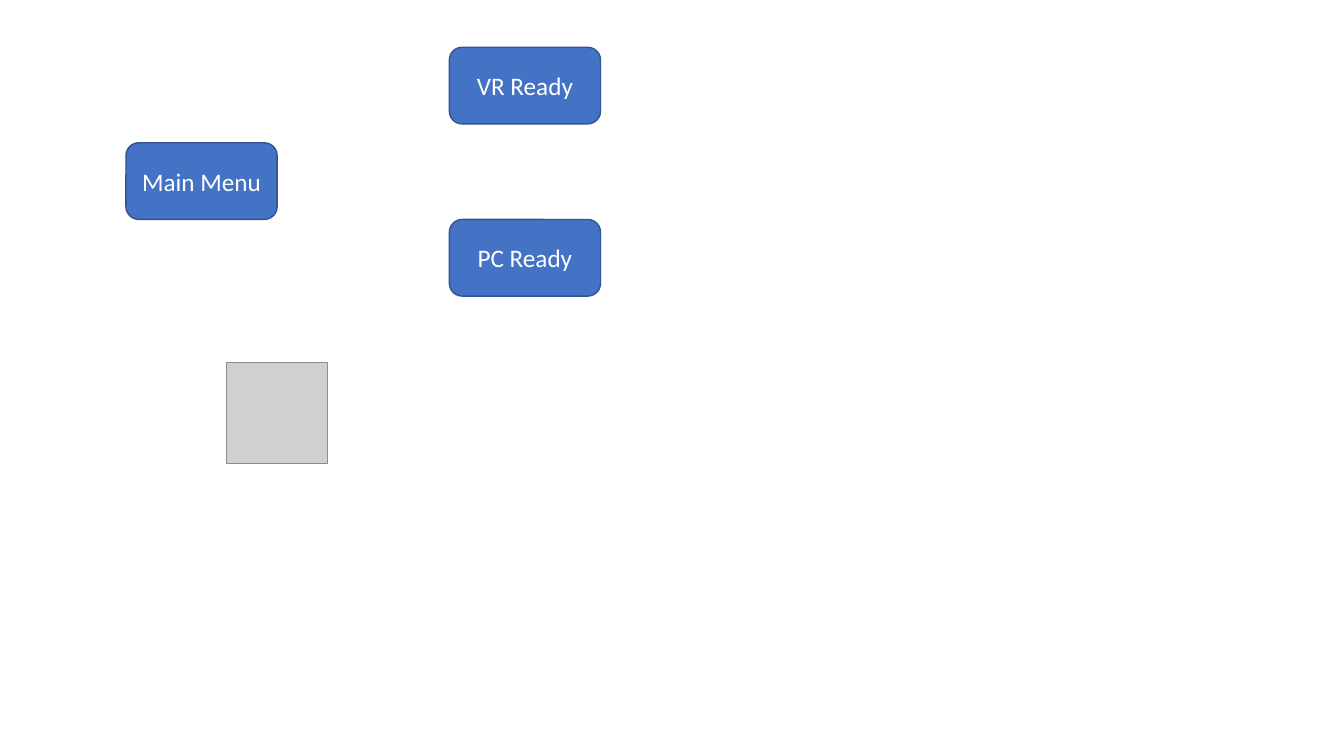
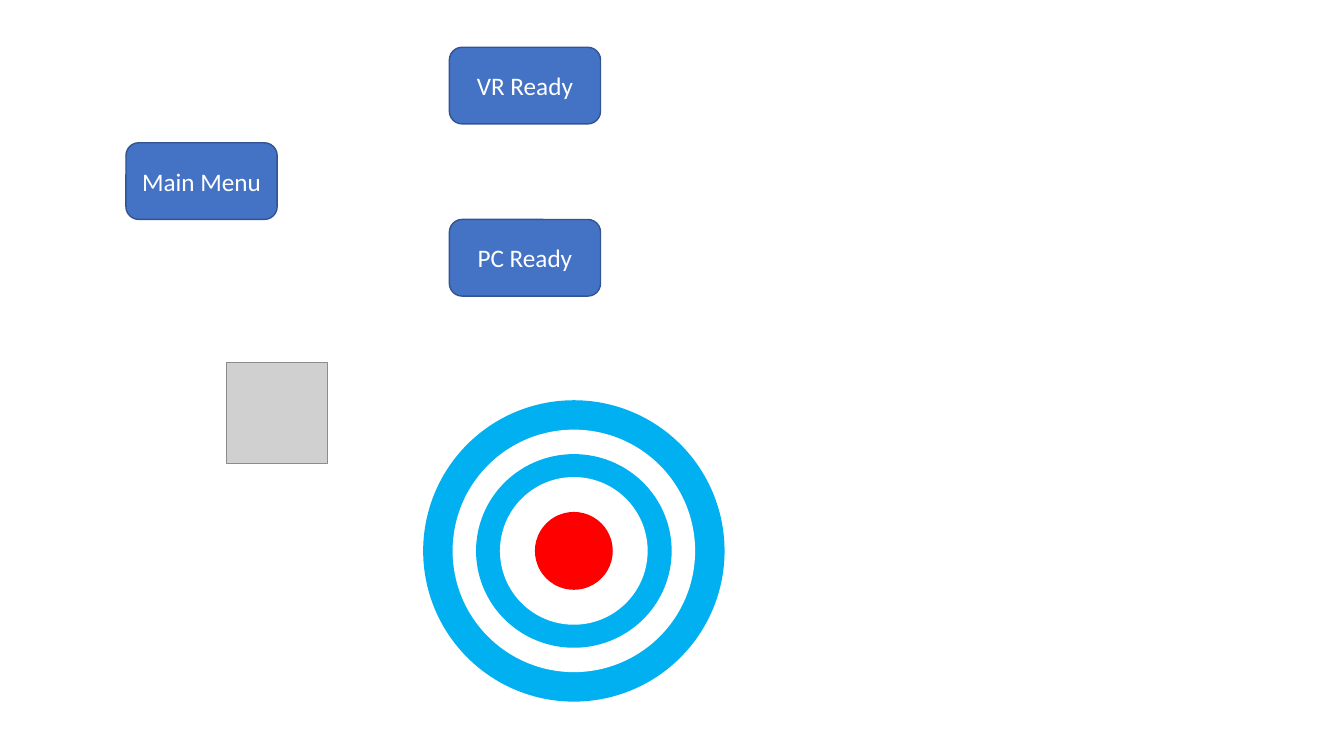
Before and after one commit to dyzsunson/BunnyBall_VR, a slide deck: slide 12 of Document/Rabbit_Tutorial.pptx. Drawn at 1344x756 pixels with LibreOffice and Linux fonts; fonts in the diff are those of the drawing; grey boxes stand for pictures. Boxes give left, top, right and bottom in pixels: in the first picture for what was removed or moved away, otherwise in the second. Text is boxed around its words. In the diff, an @@ line names an element or a change of style, - is before the commit and + after.

Commit message:
ppt

```diff
--- a/Document/Rabbit_Tutorial.pptx
+++ b/Document/Rabbit_Tutorial.pptx
@@ ellipse added at <box>423,400,725,702</box>, fill #00B0F0 @@
@@ ellipse added at <box>453,430,696,673</box>, fill #FFFFFF @@
@@ ellipse added at <box>476,454,671,647</box>, fill #00B0F0 @@
@@ ellipse added at <box>500,477,648,625</box>, fill #FFFFFF @@
@@ ellipse added at <box>535,512,613,590</box>, fill #FF0000 @@
```
